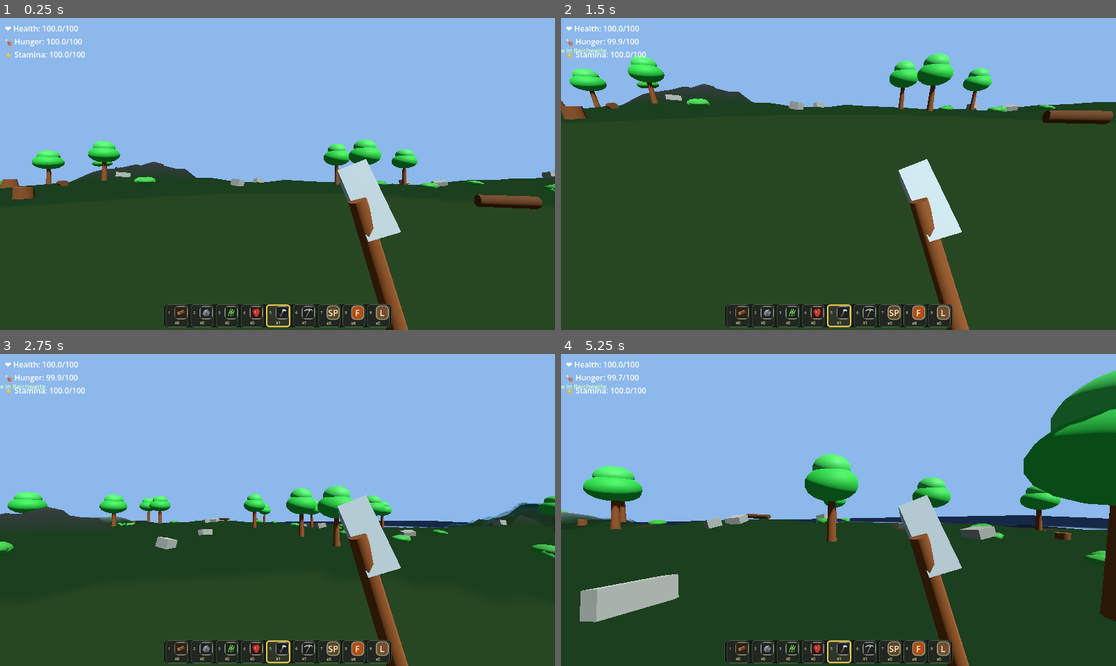
Above: before the commit, frames 1-4 (two rows, left to right).
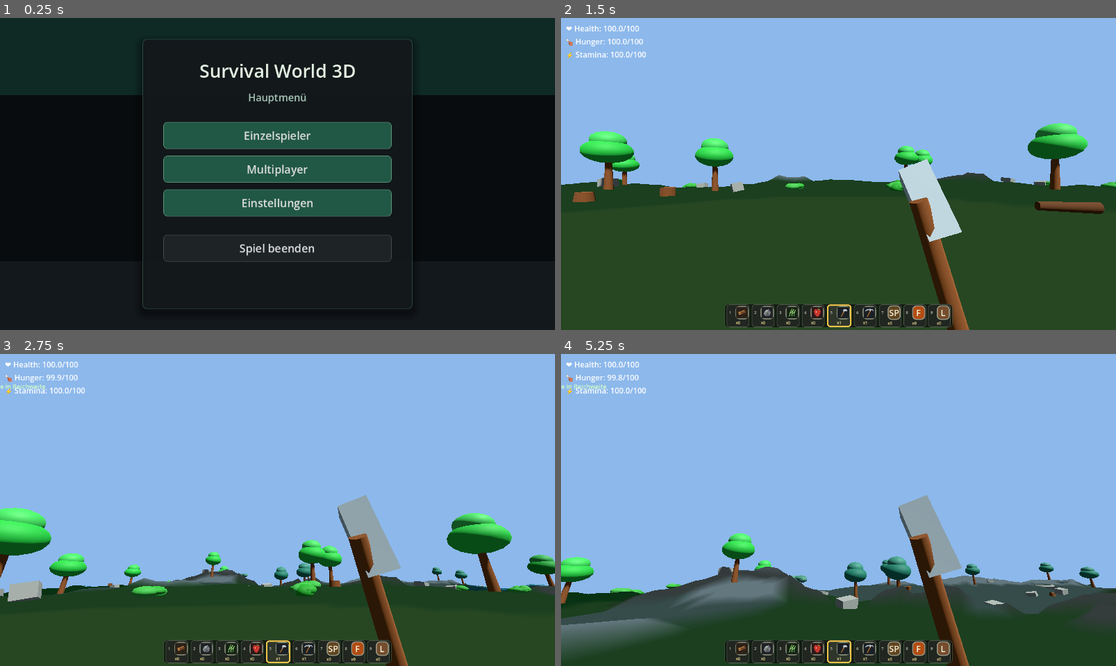
Above: after the commit, the same moments.

Repository: rxmsx/still-alive-somehow
Game: Godot game, scene res://main_menu.tscn
Two runs of this game, one before a commit and one after it. Both use one fixed random seed, a clock stepped at 60 frames per second and the inputs below. Before the commit the project starts from res://main.tscn.
Inputs (mouse positions are in pixels of both pictures, inside the frame that each line leads up to):
- Up to frame 1 (0.25 s): no input
- Up to frame 2 (1.5 s): click (838, 136) at 0.5 s, where only the run after the commit has a clickable "Einzelspieler"; click (838, 227) at 1.25 s, where only the run after the commit has a clickable "Welt erstellen"
- Up to frame 3 (2.75 s): tap Enter at 2 s; move the mouse to (305, 510) at 2.02 s; hold W (ui_up) from 2.03 s (still down); hold F (interact) from 2.03 s (still down); click (305, 510) at 2.17 s; tap Space (ui_accept) at 2.27 s
- Up to frame 4 (5.25 s): keep holding W (ui_up); move the mouse to (810, 510) at 2.77 s; release F (interact) at 2.78 s; tap Shift (sprint) at 2.85 s; click (810, 510) at 2.92 s; tap Space (ui_accept) at 3.02, 4.52 s; move the mouse to (849, 503) at 3.52 s; tap 1 at 3.6 s; click (849, 503) at 3.67 s; move the mouse to (832, 516) at 4.27 s; tap 9 at 4.35 s; click (832, 516) at 4.42 s; move the mouse to (877, 513) at 5.02 s; hold F (interact) from 5.03 s (still down); click (877, 513) at 5.17 s

The runs differ from the first frame. In frame 1, 98% of the frame differs, in the area x 0-100%, y 0-100%; in frame 2, 29%; in frame 3, 24%; in frame 4, 38%.

Commit message:
Feat.: main menu beta

Diff:
--- a/game_3d_godot/hud.gd
+++ b/game_3d_godot/hud.gd
@@ -70,6 +70,7 @@
 	{"id": "feet", "label": "Schuhe", "symbol": "S"},
 ]
 const SETTINGS_PATH := "user://settings.cfg"
+const MAIN_MENU_SCENE_PATH := "res://main_menu.tscn"
 const DEFAULT_SETTINGS := {
 	"hud_scale": 1.0,
 	"icon_scale": 1.0,
@@ -265,7 +266,11 @@
 	close_pause_menu()
 
 func leave_game():
-	get_tree().quit()
+	get_tree().paused = false
+	Input.set_mouse_mode(Input.MOUSE_MODE_VISIBLE)
+	var error: int = get_tree().change_scene_to_file(MAIN_MENU_SCENE_PATH)
+	if error != OK:
+		show_message("Hauptmenue konnte nicht geladen werden")
 
 func open_settings() -> bool:
 	ensure_pause_panel()
--- /dev/null
+++ b/game_3d_godot/main_menu.gd
@@ -0,0 +1,321 @@
+extends Control
+
+const GAME_SCENE_PATH := "res://main.tscn"
+const DEFAULT_WORLD_NAME := "Neue Welt"
+const PANEL_WIDTH := 560.0
+const PANEL_MIN_HEIGHT := 560.0
+const BUTTON_HEIGHT := 56.0
+
+var content_box: VBoxContainer
+var status_label: Label
+var world_name_input: LineEdit
+var seed_input: LineEdit
+
+func _ready() -> void:
+	Input.set_mouse_mode(Input.MOUSE_MODE_VISIBLE)
+	build_menu_shell()
+	show_main_menu()
+
+func build_menu_shell() -> void:
+	var background := ColorRect.new()
+	background.name = "Background"
+	background.color = Color(0.035, 0.047, 0.055)
+	background.anchor_right = 1.0
+	background.anchor_bottom = 1.0
+	add_child(background)
+
+	var top_band := ColorRect.new()
+	top_band.name = "TopBand"
+	top_band.color = Color(0.08, 0.26, 0.22, 0.55)
+	top_band.anchor_right = 1.0
+	top_band.offset_bottom = 160.0
+	add_child(top_band)
+
+	var bottom_band := ColorRect.new()
+	bottom_band.name = "BottomBand"
+	bottom_band.color = Color(0.10, 0.12, 0.14, 0.65)
+	bottom_band.anchor_top = 0.78
+	bottom_band.anchor_right = 1.0
+	bottom_band.anchor_bottom = 1.0
+	add_child(bottom_band)
+
+	var outer_margin := MarginContainer.new()
+	outer_margin.name = "OuterMargin"
+	outer_margin.anchor_right = 1.0
+	outer_margin.anchor_bottom = 1.0
+	outer_margin.add_theme_constant_override("margin_left", 32)
+	outer_margin.add_theme_constant_override("margin_top", 32)
+	outer_margin.add_theme_constant_override("margin_right", 32)
+	outer_margin.add_theme_constant_override("margin_bottom", 32)
+	add_child(outer_margin)
+
+	var center := CenterContainer.new()
+	center.name = "Center"
+	center.size_flags_horizontal = Control.SIZE_EXPAND_FILL
+	center.size_flags_vertical = Control.SIZE_EXPAND_FILL
+	outer_margin.add_child(center)
+
+	var panel := PanelContainer.new()
+	panel.name = "MenuPanel"
+	panel.custom_minimum_size = Vector2(PANEL_WIDTH, PANEL_MIN_HEIGHT)
+	panel.add_theme_stylebox_override("panel", create_panel_style())
+	center.add_child(panel)
+
+	var panel_margin := MarginContainer.new()
+	panel_margin.name = "PanelMargin"
+	panel_margin.add_theme_constant_override("margin_left", 42)
+	panel_margin.add_theme_constant_override("margin_top", 38)
+	panel_margin.add_theme_constant_override("margin_right", 42)
+	panel_margin.add_theme_constant_override("margin_bottom", 38)
+	panel.add_child(panel_margin)
+
+	content_box = VBoxContainer.new()
+	content_box.name = "Content"
+	content_box.size_flags_horizontal = Control.SIZE_EXPAND_FILL
+	content_box.size_flags_vertical = Control.SIZE_EXPAND_FILL
+	content_box.add_theme_constant_override("separation", 14)
+	panel_margin.add_child(content_box)
+
+func show_main_menu() -> void:
+	clear_content()
+	add_header("Survival World 3D", "Hauptmenü")
+	add_spacer(8)
+
+	var singleplayer_button := create_menu_button("Einzelspieler")
+	singleplayer_button.pressed.connect(show_world_create_menu)
+	content_box.add_child(singleplayer_button)
+
+	var multiplayer_button := create_menu_button("Multiplayer")
+	multiplayer_button.pressed.connect(show_multiplayer_menu)
+	content_box.add_child(multiplayer_button)
+
+	var settings_button := create_menu_button("Einstellungen")
+	settings_button.pressed.connect(show_settings_menu)
+	content_box.add_child(settings_button)
+
+	add_spacer(10)
+
+	var quit_button := create_menu_button("Spiel beenden", true)
+	quit_button.pressed.connect(_on_quit_pressed)
+	content_box.add_child(quit_button)
+
+	add_status_label("")
+
+func show_world_create_menu() -> void:
+	clear_content()
+	add_header("Einzelspieler", "Neue Welt erstellen")
+
+	content_box.add_child(create_field_label("Weltname"))
+	world_name_input = create_line_edit(DEFAULT_WORLD_NAME, "Name deiner Welt")
+	world_name_input.text_submitted.connect(_on_text_submitted)
+	content_box.add_child(world_name_input)
+
+	content_box.add_child(create_field_label("Seed"))
+	seed_input = create_line_edit("", "Optional: Zahl oder Text")
+	seed_input.text_submitted.connect(_on_text_submitted)
+	content_box.add_child(seed_input)
+
+	add_spacer(8)
+
+	var create_button := create_menu_button("Welt erstellen")
+	create_button.pressed.connect(_on_create_world_pressed)
+	content_box.add_child(create_button)
+
+	var back_button := create_menu_button("Zurück", true)
+	back_button.pressed.connect(show_main_menu)
+	content_box.add_child(back_button)
+
+	add_status_label("Leerer Seed erzeugt automatisch eine neue Welt.")
+
+func show_multiplayer_menu() -> void:
+	clear_content()
+	add_header("Multiplayer", "Bereit für den nächsten Ausbau")
+	content_box.add_child(create_body_label("Der Multiplayer-Button ist angelegt. Die Verbindungsliste, Server-Erstellung und Beitrittslogik können später hier landen."))
+	add_spacer(16)
+
+	var back_button := create_menu_button("Zurück", true)
+	back_button.pressed.connect(show_main_menu)
+	content_box.add_child(back_button)
+
+	add_status_label("")
+
+func show_settings_menu() -> void:
+	clear_content()
+	add_header("Einstellungen", "Grundoptionen")
+
+	var fullscreen_check := CheckBox.new()
+	fullscreen_check.text = "Vollbild"
+	fullscreen_check.button_pressed = DisplayServer.window_get_mode() == DisplayServer.WINDOW_MODE_FULLSCREEN
+	fullscreen_check.add_theme_font_size_override("font_size", 20)
+	fullscreen_check.toggled.connect(_on_fullscreen_toggled)
+	content_box.add_child(fullscreen_check)
+
+	content_box.add_child(create_field_label("Master-Lautstärke"))
+	var volume_slider := HSlider.new()
+	volume_slider.min_value = 0.0
+	volume_slider.max_value = 100.0
+	volume_slider.step = 1.0
+	volume_slider.value = db_to_linear(AudioServer.get_bus_volume_db(0)) * 100.0
+	volume_slider.custom_minimum_size = Vector2(0, 40)
+	volume_slider.value_changed.connect(_on_volume_changed)
+	content_box.add_child(volume_slider)
+
+	add_spacer(18)
+
+	var back_button := create_menu_button("Zurück", true)
+	back_button.pressed.connect(show_main_menu)
+	content_box.add_child(back_button)
+
+	add_status_label("")
+
+func add_header(title_text: String, subtitle_text: String) -> void:
+	var title := Label.new()
+	title.text = title_text
+	title.horizontal_alignment = HORIZONTAL_ALIGNMENT_CENTER
+	title.add_theme_font_size_override("font_size", 38)
+	title.add_theme_color_override("font_color", Color(0.90, 0.96, 0.90))
+	title.autowrap_mode = TextServer.AUTOWRAP_WORD_SMART
+	content_box.add_child(title)
+
+	var subtitle := Label.new()
+	subtitle.text = subtitle_text
+	subtitle.horizontal_alignment = HORIZONTAL_ALIGNMENT_CENTER
+	subtitle.add_theme_font_size_override("font_size", 21)
+	subtitle.add_theme_color_override("font_color", Color(0.66, 0.78, 0.72))
+	subtitle.autowrap_mode = TextServer.AUTOWRAP_WORD_SMART
+	content_box.add_child(subtitle)
+
+func add_status_label(text: String) -> void:
+	status_label = create_body_label(text)
+	status_label.horizontal_alignment = HORIZONTAL_ALIGNMENT_CENTER
+	status_label.add_theme_color_override("font_color", Color(0.70, 0.78, 0.72))
+	content_box.add_child(status_label)
+
+func add_spacer(height: float) -> void:
+	var spacer := Control.new()
+	spacer.custom_minimum_size = Vector2(0, height)
+	content_box.add_child(spacer)
+
+func create_menu_button(text: String, secondary := false) -> Button:
+	var button := Button.new()
+	button.text = text
+	button.custom_minimum_size = Vector2(0, BUTTON_HEIGHT)
+	button.size_flags_horizontal = Control.SIZE_EXPAND_FILL
+	button.clip_text = true
+	button.add_theme_font_size_override("font_size", 23)
+	button.add_theme_stylebox_override("normal", create_button_style(secondary, false, false))
+	button.add_theme_stylebox_override("hover", create_button_style(secondary, true, false))
+	button.add_theme_stylebox_override("pressed", create_button_style(secondary, true, true))
+	button.add_theme_stylebox_override("focus", create_focus_style())
+	return button
+
+func create_line_edit(text: String, placeholder: String) -> LineEdit:
+	var input := LineEdit.new()
+	input.text = text
+	input.placeholder_text = placeholder
+	input.custom_minimum_size = Vector2(0, 48)
+	input.add_theme_font_size_override("font_size", 20)
+	input.add_theme_stylebox_override("normal", create_input_style())
+	input.add_theme_stylebox_override("focus", create_input_focus_style())
+	return input
+
+func create_field_label(text: String) -> Label:
+	var label := Label.new()
+	label.text = text
+	label.add_theme_font_size_override("font_size", 18)
+	label.add_theme_color_override("font_color", Color(0.76, 0.86, 0.78))
+	return label
+
+func create_body_label(text: String) -> Label:
+	var label := Label.new()
+	label.text = text
+	label.add_theme_font_size_override("font_size", 18)
+	label.add_theme_color_override("font_color", Color(0.80, 0.86, 0.82))
+	label.autowrap_mode = TextServer.AUTOWRAP_WORD_SMART
+	return label
+
+func create_panel_style() -> StyleBoxFlat:
+	var style := StyleBoxFlat.new()
+	style.bg_color = Color(0.075, 0.095, 0.105, 0.96)
+	style.border_color = Color(0.22, 0.36, 0.30, 0.92)
+	style.set_border_width_all(1)
+	style.set_corner_radius_all(8)
+	style.shadow_color = Color(0, 0, 0, 0.38)
+	style.shadow_size = 18
+	style.shadow_offset = Vector2(0, 8)
+	return style
+
+func create_button_style(secondary: bool, hover: bool, pressed: bool) -> StyleBoxFlat:
+	var style := StyleBoxFlat.new()
+	var base_color := Color(0.13, 0.34, 0.27) if not secondary else Color(0.12, 0.14, 0.15)
+	if hover:
+		base_color = base_color.lightened(0.12)
+	if pressed:
+		base_color = base_color.darkened(0.10)
+
+	style.bg_color = base_color
+	style.border_color = Color(0.44, 0.68, 0.55, 0.85) if not secondary else Color(0.30, 0.36, 0.34, 0.85)
+	style.set_border_width_all(1)
+	style.set_corner_radius_all(8)
+	style.content_margin_left = 18
+	style.content_margin_right = 18
+	return style
+
+func create_focus_style() -> StyleBoxFlat:
+	var style := StyleBoxFlat.new()
+	style.bg_color = Color(0.22, 0.42, 0.35, 0.55)
+	style.border_color = Color(0.72, 0.92, 0.76, 0.95)
+	style.set_border_width_all(2)
+	style.set_corner_radius_all(8)
+	return style
+
+func create_input_style() -> StyleBoxFlat:
+	var style := StyleBoxFlat.new()
+	style.bg_color = Color(0.04, 0.05, 0.055, 0.92)
+	style.border_color = Color(0.24, 0.34, 0.30, 0.92)
+	style.set_border_width_all(1)
+	style.set_corner_radius_all(6)
+	style.content_margin_left = 12
+	style.content_margin_right = 12
+	return style
+
+func create_input_focus_style() -> StyleBoxFlat:
+	var style := create_input_style()
+	style.border_color = Color(0.58, 0.78, 0.64, 1.0)
+	style.set_border_width_all(2)
+	return style
+
+func clear_content() -> void:
+	if content_box == null:
+		return
+
+	for child in content_box.get_children():
+		content_box.remove_child(child)
+		child.queue_free()
+
+	status_label = null
+	world_name_input = null
+	seed_input = null
+
+func _on_create_world_pressed() -> void:
+	var world_settings: Node = get_node_or_null("/root/WorldSettings")
+	if world_settings and world_settings.has_method("configure_new_world"):
+		world_settings.call("configure_new_world", world_name_input.text, seed_input.text)
+
+	var error: int = get_tree().change_scene_to_file(GAME_SCENE_PATH)
+	if error != OK and status_label:
+		status_label.text = "Spielszene konnte nicht geladen werden."
+
+func _on_text_submitted(_text: String) -> void:
+	_on_create_world_pressed()
+
+func _on_fullscreen_toggled(enabled: bool) -> void:
+	var mode: int = DisplayServer.WINDOW_MODE_FULLSCREEN if enabled else DisplayServer.WINDOW_MODE_WINDOWED
+	DisplayServer.window_set_mode(mode)
+
+func _on_volume_changed(value: float) -> void:
+	var linear_volume: float = max(value / 100.0, 0.001)
+	AudioServer.set_bus_volume_db(0, linear_to_db(linear_volume))
+
+func _on_quit_pressed() -> void:
+	get_tree().quit()
--- /dev/null
+++ b/game_3d_godot/main_menu.tscn
@@ -0,0 +1,12 @@
+[gd_scene load_steps=2 format=3 uid="uid://c2fw8njltq0yc"]
+
+[ext_resource type="Script" path="res://main_menu.gd" id="1_08dlw"]
+
+[node name="MainMenu" type="Control"]
+layout_mode = 3
+anchors_preset = 15
+anchor_right = 1.0
+anchor_bottom = 1.0
+grow_horizontal = 2
+grow_vertical = 2
+script = ExtResource("1_08dlw")
--- a/game_3d_godot/project.godot
+++ b/game_3d_godot/project.godot
@@ -11,8 +11,12 @@
 [application]
 
 config/name="Survival World 3D"
-run/main_scene="res://main.tscn"
+run/main_scene="res://main_menu.tscn"
 config/features=PackedStringArray("4.6")
+
+[autoload]
+
+WorldSettings="*res://world_settings.gd"
 
 [input]
 
--- a/game_3d_godot/world.gd
+++ b/game_3d_godot/world.gd
@@ -46,6 +46,7 @@
 
 var rng := RandomNumberGenerator.new()
 var world_seed := 0
+var world_name := "Neue Welt"
 var chunk_update_time := 0.0
 var current_player_chunk := Vector2i(999999, 999999)
 var chunks := {}
@@ -69,15 +70,30 @@
 var river_detail_noise := FastNoiseLite.new()
 
 func _ready():
-	rng.randomize()
-	world_seed = rng.randi()
+	setup_world_identity()
 	setup_environment()
 	setup_terrain_noise()
 	setup_dynamic_world()
 	update_chunks_around(SPAWN_POSITION, true)
 	spawn_starter_resources()
 	call_deferred("place_player_at_safe_spawn")
-	print("Unendliche Chunk-Welt geladen, Seed: ", world_seed)
+	print("Unendliche Chunk-Welt geladen: %s, Seed: %d" % [world_name, world_seed])
+
+func setup_world_identity():
+	var settings_node: Node = get_node_or_null("/root/WorldSettings")
+	var seed_loaded := false
+	if settings_node:
+		if settings_node.has_method("get_world_name"):
+			world_name = str(settings_node.call("get_world_name"))
+		if settings_node.has_method("get_world_seed"):
+			world_seed = int(settings_node.call("get_world_seed"))
+			seed_loaded = true
+
+	if not seed_loaded:
+		rng.randomize()
+		world_seed = rng.randi()
+
+	rng.seed = world_seed
 
 func _process(delta):
 	chunk_update_time -= delta
--- /dev/null
+++ b/game_3d_godot/world_settings.gd
@@ -0,0 +1,44 @@
+extends Node
+
+const DEFAULT_WORLD_NAME := "Neue Welt"
+
+var world_name := DEFAULT_WORLD_NAME
+var world_seed := 0
+var seed_text := ""
+var has_world_seed := false
+
+func configure_new_world(requested_name: String, requested_seed: String) -> void:
+	world_name = requested_name.strip_edges()
+	if world_name == "":
+		world_name = DEFAULT_WORLD_NAME
+
+	seed_text = requested_seed.strip_edges()
+	if seed_text == "":
+		world_seed = generate_random_seed()
+		seed_text = str(world_seed)
+	else:
+		world_seed = parse_seed(seed_text)
+
+	has_world_seed = true
+
+func get_world_name() -> String:
+	return world_name
+
+func get_world_seed() -> int:
+	if not has_world_seed:
+		world_seed = generate_random_seed()
+		seed_text = str(world_seed)
+		has_world_seed = true
+
+	return world_seed
+
+func generate_random_seed() -> int:
+	var generator := RandomNumberGenerator.new()
+	generator.randomize()
+	return generator.randi()
+
+func parse_seed(value: String) -> int:
+	if value.is_valid_int():
+		return int(value)
+
+	return int(value.hash())
